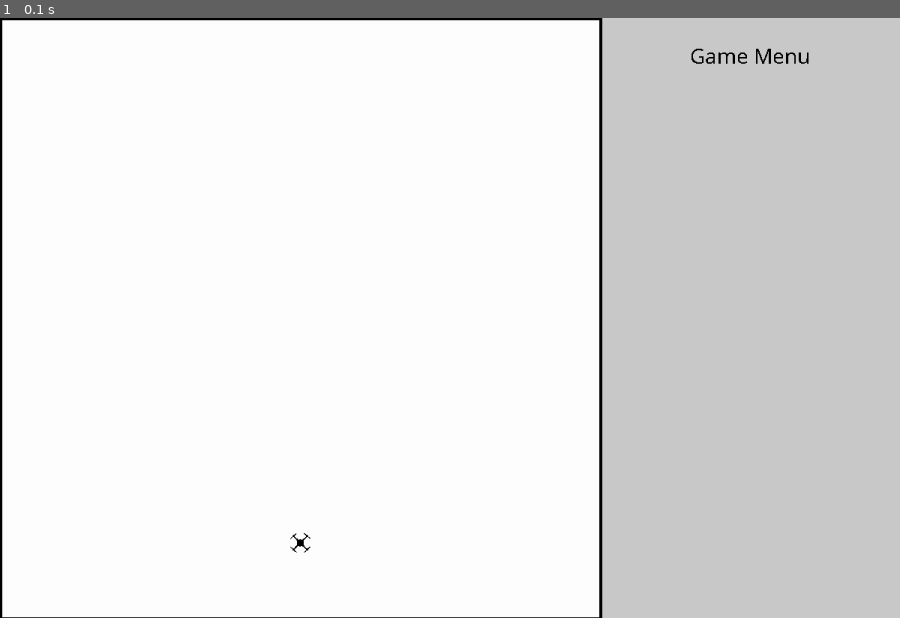
Above: before the commit, frame 1.
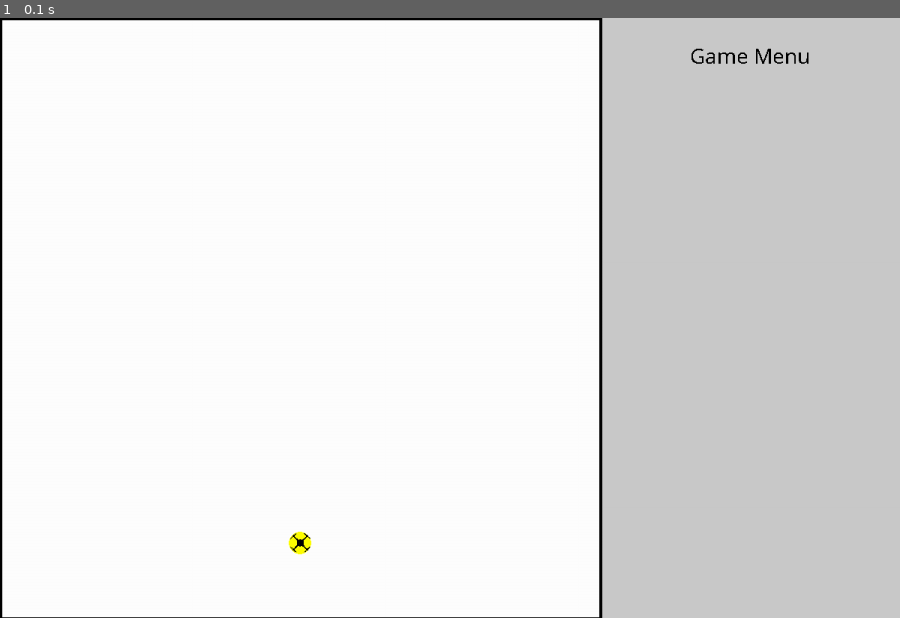
Above: after the commit, the same moment.

Repository: Erikx3/2D_Pygame_Drone_Simulation
Game: pygame game, started from main.py
Same seed, same stepped clock (60 frames per second), same inputs: the game is played once before the commit and once after it.
Inputs:
- Up to frame 1 (0.1 s): no input

The runs differ from the first frame. In frame 1, less than 0.1% of the frame differs, in the area x 32-35%, y 85-90%.

Commit message:
Added coordinate system conversion

Diff:
--- a/drone.py
+++ b/drone.py
@@ -11,11 +11,10 @@
 
         # --------- Settings ---------
         self.x0 = (self.env.PLAYGROUND_WIDTH / 2) / self.env.m_to_pxl  # Initial Position in x [m]
-        self.y0 = (self.env.SCREEN_HEIGHT - 100) / self.env.m_to_pxl  # Initial Position in y [m]
-        self.radius = 0.3  # [m]
+        self.y0 = 100 / self.env.m_to_pxl  # Initial Position in y [m]
+        self.radius = 0.15  # [m]
 
         # --------- Rest of init (DO NOT CHANGE) ---------
-
         # Set state values
         self.x = self.x0
         self.y = self.y0
@@ -24,10 +23,14 @@
         img_path = "img/drone.png"
         self.img = pygame.image.load(img_path)
         # Rescale to drone size
-        radius_pxl = int(self.radius*self.env.m_to_pxl)
-        self.img = pygame.transform.scale(self.img, (radius_pxl, radius_pxl))
+        self.radius_pxl = int(self.radius*self.env.m_to_pxl)
+        self.img = pygame.transform.scale(self.img,
+                                          (int(self.radius_pxl*2), int(self.radius_pxl*2))
+                                          )
 
     def draw_drone(self):
         img_rect = self.img.get_rect()
-        img_rect.center = np.array([self.x, self.y]) * self.env.m_to_pxl
+        img_rect.center = self.env.mysys_to_pygame(np.array([self.x, self.y]))
+        # Add circle for better boundary visibility
+        pygame.draw.circle(self.env.screen, self.env.YELLOW_t, img_rect.center, self.radius_pxl)
         self.env.screen.blit(self.img, img_rect)
--- a/environment.py
+++ b/environment.py
@@ -13,13 +13,12 @@
         self.GREEN = (0, 255, 0)
         self.RED = (255, 0, 0)
         self.GRAY = (150, 150, 150)
+        self.YELLOW_t = (255, 255, 0, 100)
         # Define screen width and height
         self.SCREEN_WIDTH = 1200
         self.SCREEN_HEIGHT = 800
         # Define width of where Simulation takes place
         self.PLAYGROUND_WIDTH = self.SCREEN_WIDTH * 2 / 3
-        # TODO: Add doc that one pixel corresponds to 1 cm and that everything is calculated in metres, only when we
-        #  blit something we need to convert it back to pixels!!
         # Define conversion rate between pixel and metres
         self.m_to_pxl = 100
 
@@ -36,6 +35,34 @@
         self.running = True
         # Create game menu on the right
         self.create_game_menu()
+
+    def mysys_to_pygame(self, coord_array):
+        """
+        Convert coordinates into pygame coordinates (origin lower-left => top left, meters => pixel)
+
+        :param coord_array: numpy array with coordinates
+        """
+        coord_array = coord_array * self.m_to_pxl  # Unit conversion
+        # Change coord orig
+        if coord_array.ndim > 1:
+            coord_array[:, 1] = self.SCREEN_HEIGHT - coord_array[:, 1]
+        else:
+            coord_array[1] = self.SCREEN_HEIGHT - coord_array[1]
+        return coord_array
+
+    def pygame_to_mysys(self, coord_array):
+        """
+        Convert coordinates into my system coordinates (origin top-left => bottom-left, pixel => meters)
+
+        :param coord_array: numpy array with coordinates
+        """
+        # Change coord orig
+        if coord_array.ndim > 1:
+            coord_array[:, 1] = self.SCREEN_HEIGHT - coord_array[:, 1]
+        else:
+            coord_array[1] = self.SCREEN_HEIGHT - coord_array[1]
+        coord_array = coord_array/self.m_to_pxl  # Unit conversion
+        return coord_array
 
     def create_game_menu(self):
         # Add one more surface background for the buttons and the displays later
--- a/main.py
+++ b/main.py
@@ -15,7 +15,7 @@
     # Initialize Obstacles
     obstacles = Obstacles(env)
 
-    # Initialize drone
+    # Initialize Drone
     drone = Drone(env)
 
     # Main loop
Not shown, changed: README.md
